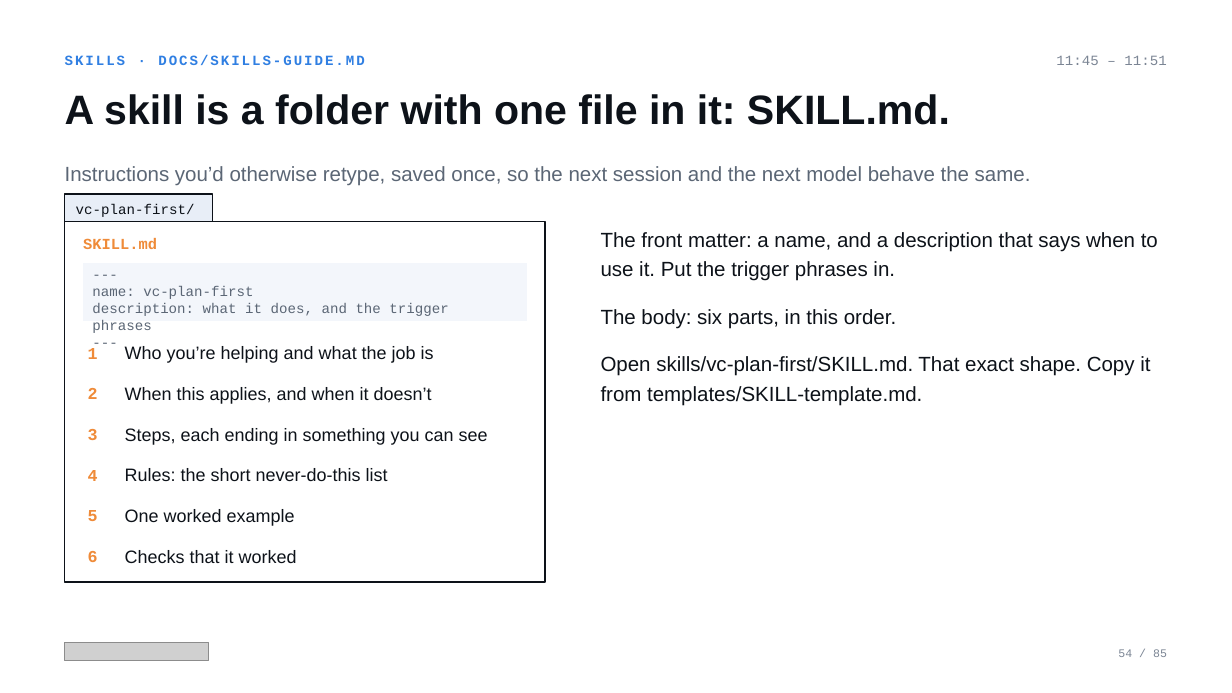
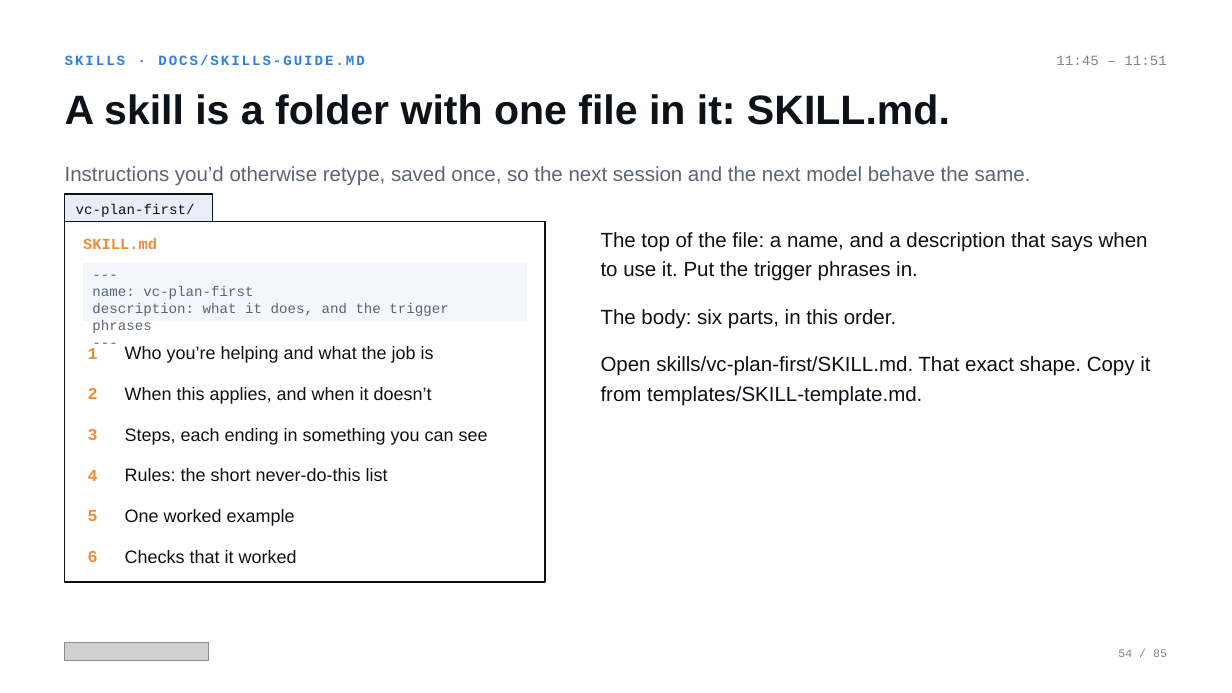
Before and after one commit to mrhinkle/Vibe-Coding-for-Non-Technical-Professionals, a slide deck: slide 54 of presentations/ato-2026-workshop/ato-2026-workshop.pptx. Drawn at 1232x693 pixels with LibreOffice and Linux fonts; fonts in the diff are those of the drawing; grey boxes stand for pictures. Boxes give left, top, right and bottom in pixels: in the first picture for what was removed or moved away, otherwise in the second. Text is boxed around its words. In the diff, an @@ line names an element or a change of style, - is before the commit and + after.

```diff
--- a/presentations/ato-2026-workshop/ato-2026-workshop.pptx
+++ b/presentations/ato-2026-workshop/ato-2026-workshop.pptx
@@ text at bbox=[601, 232, 1148, 281]: text changed @@
-The front matter: a name, and a description that says when to use it. Put the trigger phrases in.
+The top of the file: a name, and a description that says when to use it. Put the trigger phrases in.
```
Also in this commit, not shown: 7 other slides changed, 19 other files.
